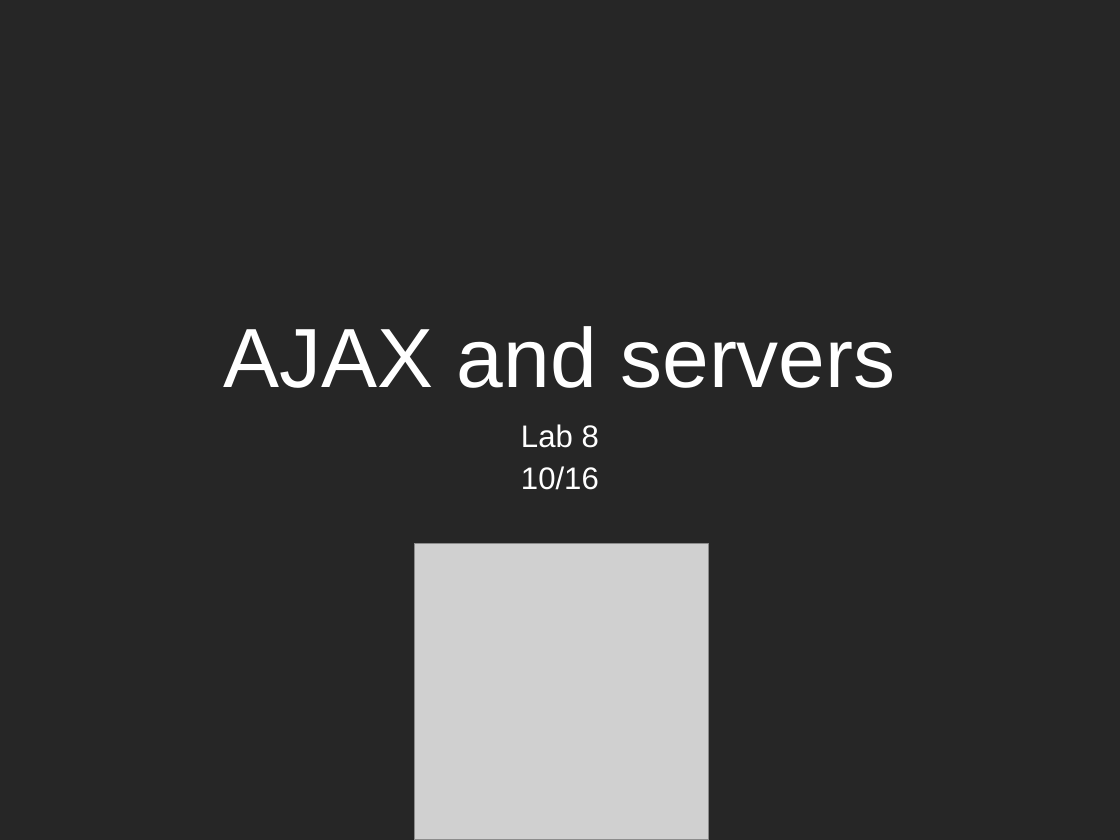
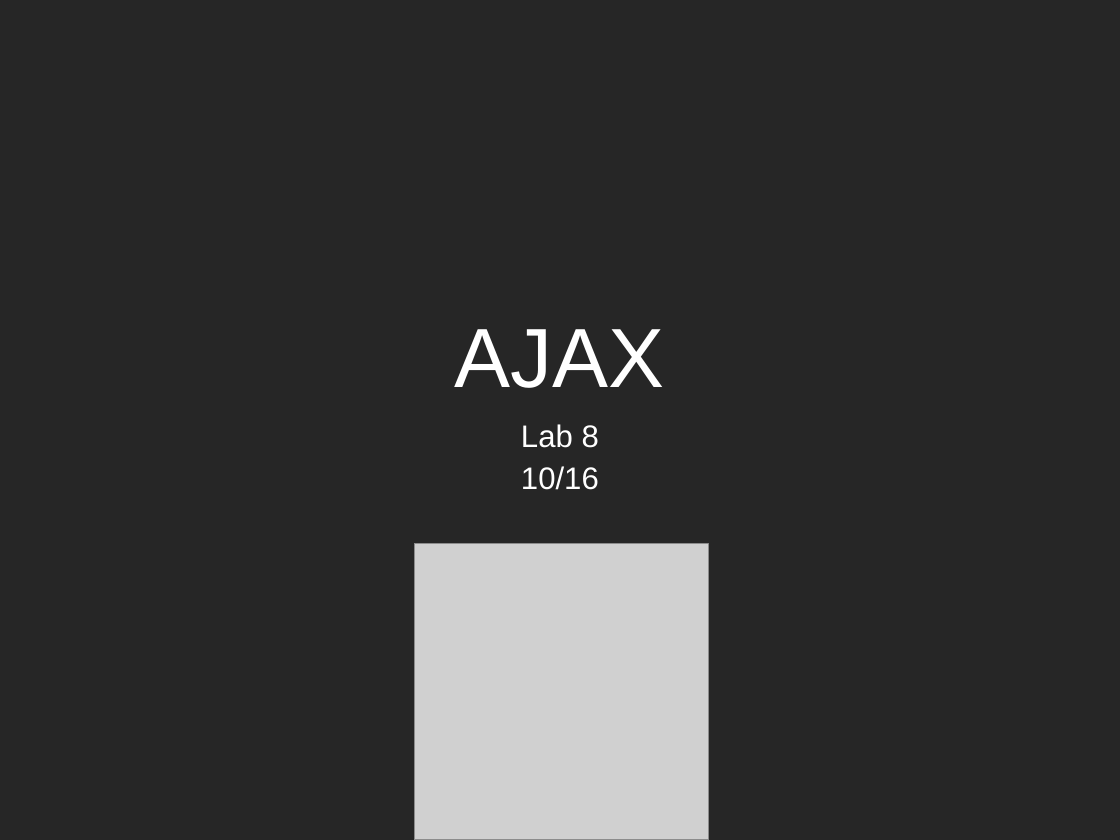
Before and after one commit to dantasse/ssuiweb2014, a slide deck: slide 1 of week08/week08.pptx. Drawn at 1120x840 pixels with LibreOffice and Linux fonts; fonts in the diff are those of the drawing; grey boxes stand for pictures. Boxes give left, top, right and bottom in pixels: in the first picture for what was removed or moved away, otherwise in the second. Text is boxed around its words. In the diff, an @@ line names an element or a change of style, - is before the commit and + after.

```diff
--- a/week08/week08.pptx
+++ b/week08/week08.pptx
@@ title at box(455, 329, 665, 388): text changed @@
-AJAX and servers
+AJAX
```
Also in this commit, not shown: 1 other slide changed, 2 slides added, 32 slides removed, 2 other files.
